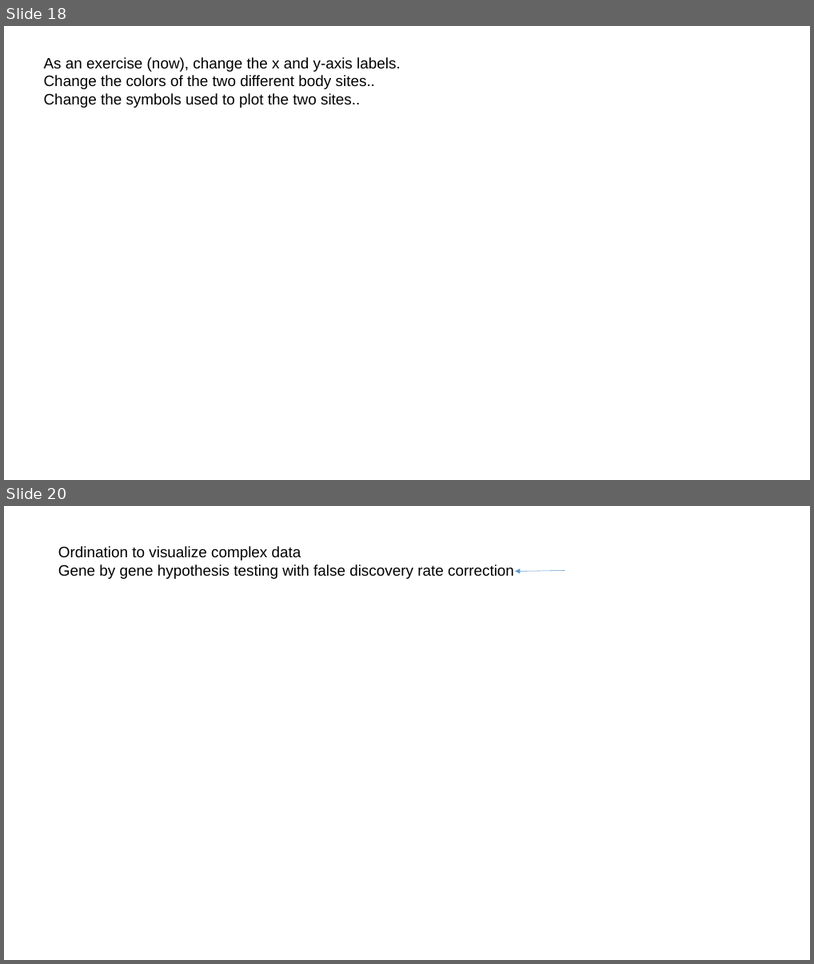
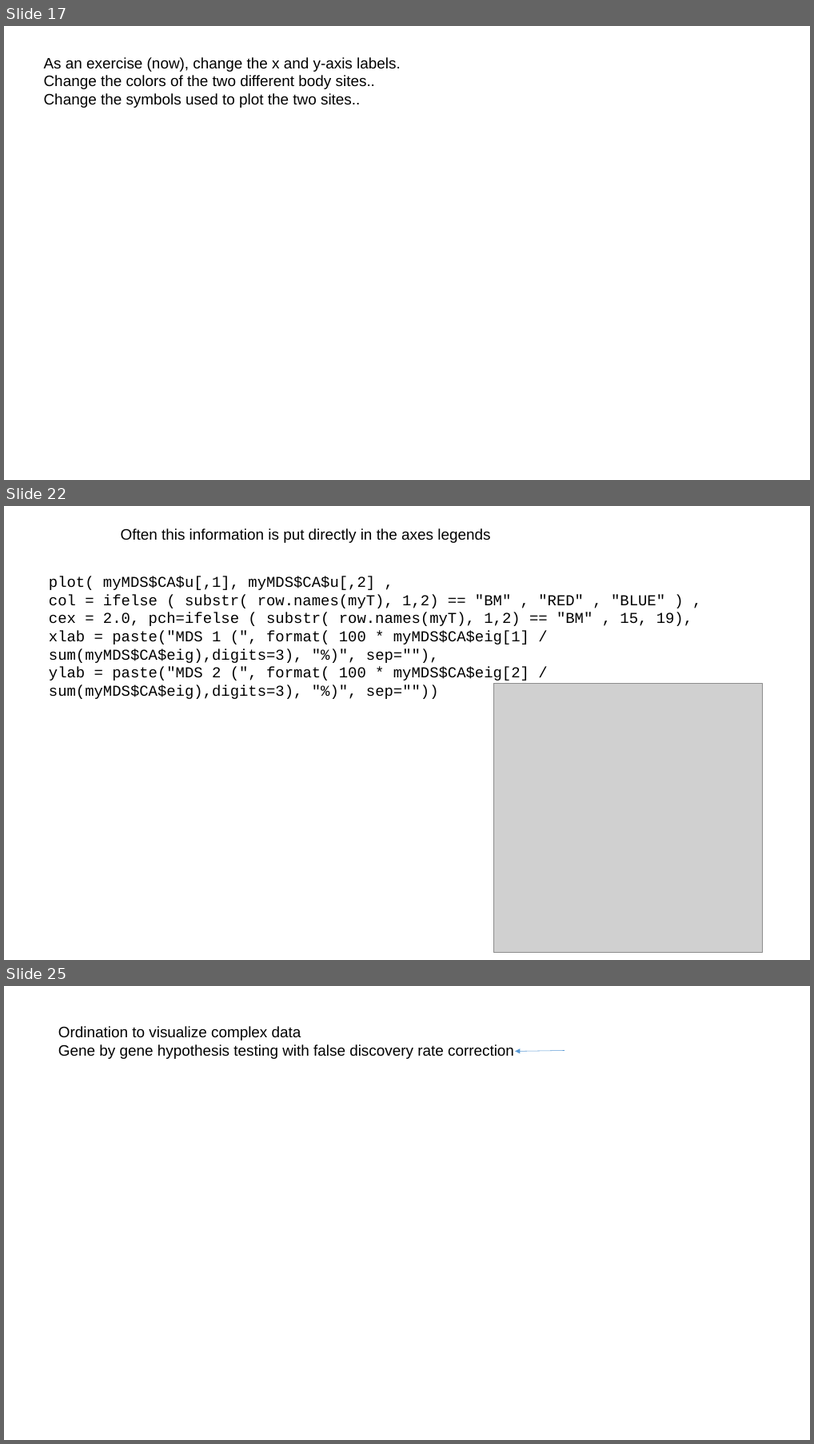
Before and after one commit to afodor/afodor.github.io, a slide deck: classes/ChapelHill2016/ChapelHillWorkshop_Fodor.pptx. Shown one above the other, each under a label of ours: slides 18 and 20 before the commit, slides 17, 22 and 25 after it; the slides between them are not shown. The pictures are 814x964 and 814x1444 pixels, drawn with LibreOffice and Linux fonts; fonts in the diff are those of the drawing; grey boxes stand for pictures. Boxes give left, top, right and bottom in pixels: in the first picture for what was removed or moved away, otherwise in the second. Text is boxed around its words. In the diff, an @@ line names an element or a change of style, - is before the commit and + after.

```diff
--- a/classes/ChapelHill2016/ChapelHillWorkshop_Fodor.pptx
+++ b/classes/ChapelHill2016/ChapelHillWorkshop_Fodor.pptx
@@ slide 22 added at (x1=4, y1=506, x2=810, y2=960), background #FFFFFF @@
@@ text added at (x1=121, y1=528, x2=490, y2=543), 18 pt, text #000000 @@
+Often this information is put directly in the axes legends
@@ text added at (x1=49, y1=576, x2=693, y2=699), 18 pt, text #000000 @@
+plot( myMDS$CA$u[,1], myMDS$CA$u[,2] ,
+col = ifelse ( substr( row.names(myT), 1,2) == "BM" , "RED" , "BLUE" ) ,
+cex = 2.0, pch=ifelse ( substr( row.names(myT), 1,2) == "BM" , 15, 19),
+xlab = paste("MDS 1 (", format( 100 * myMDS$CA$eig[1] / sum(myMDS$CA$eig),digits=3), "%)", sep=""),
+ylab = paste("MDS 2 (", format( 100 * myMDS$CA$eig[2] / sum(myMDS$CA$eig),digits=3), "%)", sep=""))
@@ picture added at (x1=494, y1=684, x2=763, y2=952) @@
@@ what was slide 18 is now slide 17 @@
@@ what was slide 20 is now slide 25 @@
```
Also in this commit, not shown: 3 slides changed, 4 other slides added.
